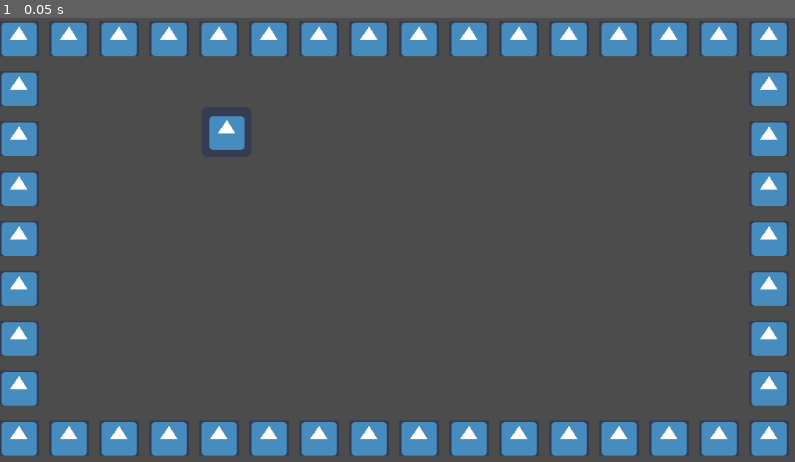
Above: before the commit, frame 1.
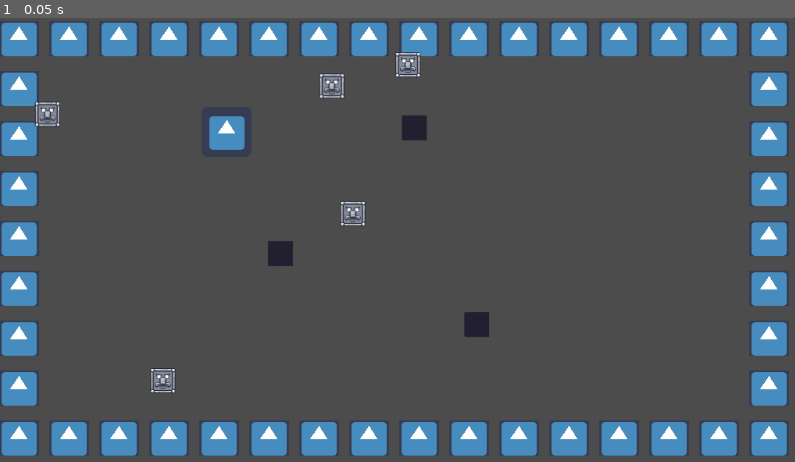
Above: after the commit, the same moment.

Repository: sidfer/devhacks-2025
Game: Godot game, scene res://Scenes/Rooms/BaseRoom.tscn
Same seed, same stepped clock (60 frames per second), same inputs: the game is played once before the commit and once after it. The engine's default icon, where the game draws it, is replaced by a stand-in: a white triangle on a blue panel in a dark square.
Inputs:
- Up to frame 1 (0.05 s): no input

The runs differ from the first frame. In frame 1, 1.2% of the frame differs, in the area x 4-62%, y 7-85%.

Commit message:
fixed obstacles

Diff:
--- a/Global/Player.gd
+++ b/Global/Player.gd
@@ -1,6 +1,10 @@
 extends KinematicBody2D
 
-const SPEED = 200
+const NORMAL_SPEED = 200
+var slow_speed = 75
+var speed = NORMAL_SPEED  # Current speed
+var slow_obstacle_count = 0
+
 var velocity = Vector2()
 
 func _physics_process(delta):
@@ -8,5 +12,19 @@
 	# Input handling
 	velocity.x = Input.get_action_strength("ui_right") - Input.get_action_strength("ui_left")
 	velocity.y = Input.get_action_strength("ui_down") - Input.get_action_strength("ui_up")
-	velocity = velocity.normalized() * SPEED
+	velocity = velocity.normalized() * NORMAL_SPEED
 	move_and_slide(velocity)
+
+
+# Called when entering a slow obstacle area
+func _on_Hitbox_area_entered(area):
+	if area.is_in_group("slow_obstacles"):
+		slow_obstacle_count += 1
+		speed = slow_speed  # Apply slow speed
+
+# Called when exiting a slow obstacle area
+func _on_Hitbox_area_exited(area):
+	if area.is_in_group("slow_obstacles"):
+		slow_obstacle_count -= 1
+		if slow_obstacle_count == 0:
+			speed = NORMAL_SPEED  # Restore normal speed
--- a/Scenes/Rooms/BaseRoom.gd
+++ b/Scenes/Rooms/BaseRoom.gd
@@ -1,5 +1,42 @@
 extends Node2D
 
+var obstacle_scene = preload("res://Obstacle.tscn")
+var slow_obstacle_scene = preload("res://Slow.tscn")
+
 func _ready():
-	add_to_group("rooms")
-	# Randomize treasure placement
+
+ # Spawn obstacles at random positions
+	for i in range(5):  # Adjust the number of obstacles
+		spawn_obstacle()
+
+	 # Spawn slow obstacles at random positions
+	for i in range(3):  # Adjust the number of obstacles
+		spawn_slow_obstacle()
+
+func spawn_obstacle():
+	var obstacle = obstacle_scene.instance()  # Create an instance of the obstacle
+	add_child(obstacle)  # Add it to the scene
+
+	# Randomly position it within the game area
+	var screen_width = get_viewport_rect().size.x
+	var screen_height = get_viewport_rect().size.y
+
+	obstacle.position = Vector2(
+		rand_range(50, screen_width - 50),  # Random X, avoiding edges
+		rand_range(50, screen_height - 50)  # Random Y, avoiding the bottom area
+	)
+
+
+
+func spawn_slow_obstacle():
+	var slow_obstacle = slow_obstacle_scene.instance()  # Create an instance of the obstacle
+	add_child(slow_obstacle)  # Add it to the scene
+
+	# Randomly position it within the game area
+	var screen_width = get_viewport_rect().size.x
+	var screen_height = get_viewport_rect().size.y
+
+	slow_obstacle.position = Vector2(
+		rand_range(50, screen_width - 50),  # Random X, avoiding edges
+		rand_range(50, screen_height - 50)  # Random Y, avoiding the bottom area
+	)
